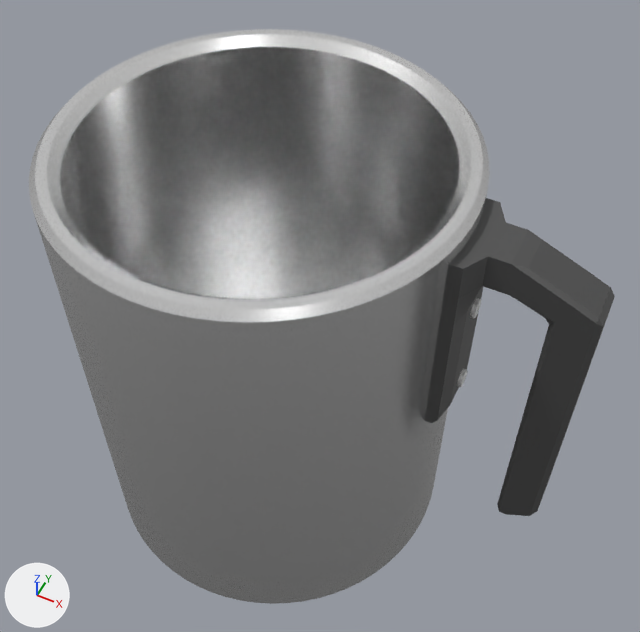
An edit to the glTF model resources/models/mug/mug.glb, drawn before and after from the same camera.
One viewpoint serves both versions: a 50 mm camera at (1.15, -2.7, 3.71) aimed at (-0.26, 0.12, 0.18). Every picture has the same lights, and +X, +Y and +Z are marked at lower left. Vertices at the same position are counted once.

In view in the first picture: 'Cup'.
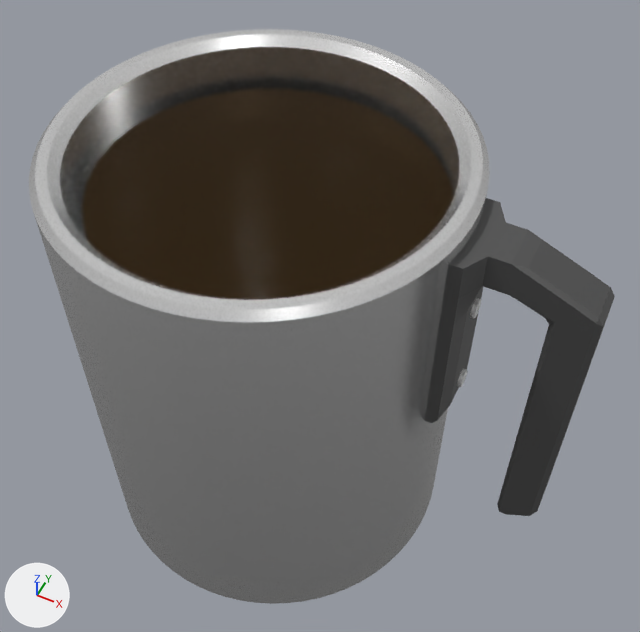
Commit message: added coffee to mug

Where the change shows, as pixel boxes [x1, y1, x2, y2] in the pictures (640 x 632 px):
part 1 of me_cube_002, added (brown)
    after: [82, 89, 454, 299]

What the commit changed:
Material 'Coffee' (mat_coffee) is new.
Its base color is (0.072, 0.042, 0.018) (brown #4c3a24).
Its metallic is 1.0.
Its roughness is 0.1.
Its alpha is 0.9.
me_cube_002 has 2049 vertices, 4074 faces and spans x -1.49..1.12, y -1.0..1.0, z -1.2..1.3.
me_cube_002 is used by ob_cup; location (0.0, 0.0, 0.0).
me_cube_002 part 1: a new loose piece, a 32-sided cylinder along z spanning x -1.32..0.39, y -0.82..0.82, z 0.66..1.05, in mat_coffee (brown #4c3a24).
me_cube_002 now uses material mat_coffee (brown #4c3a24).
